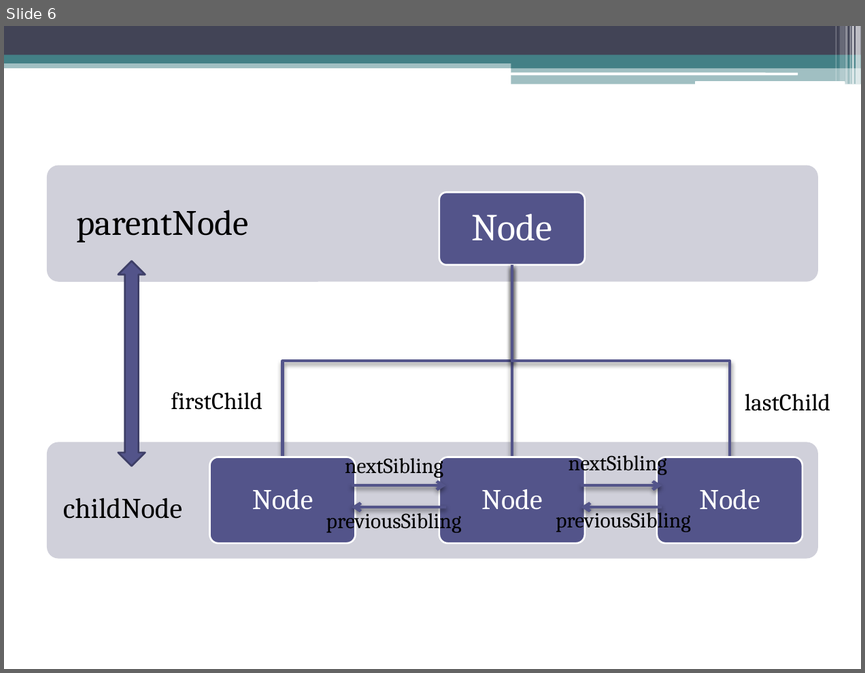
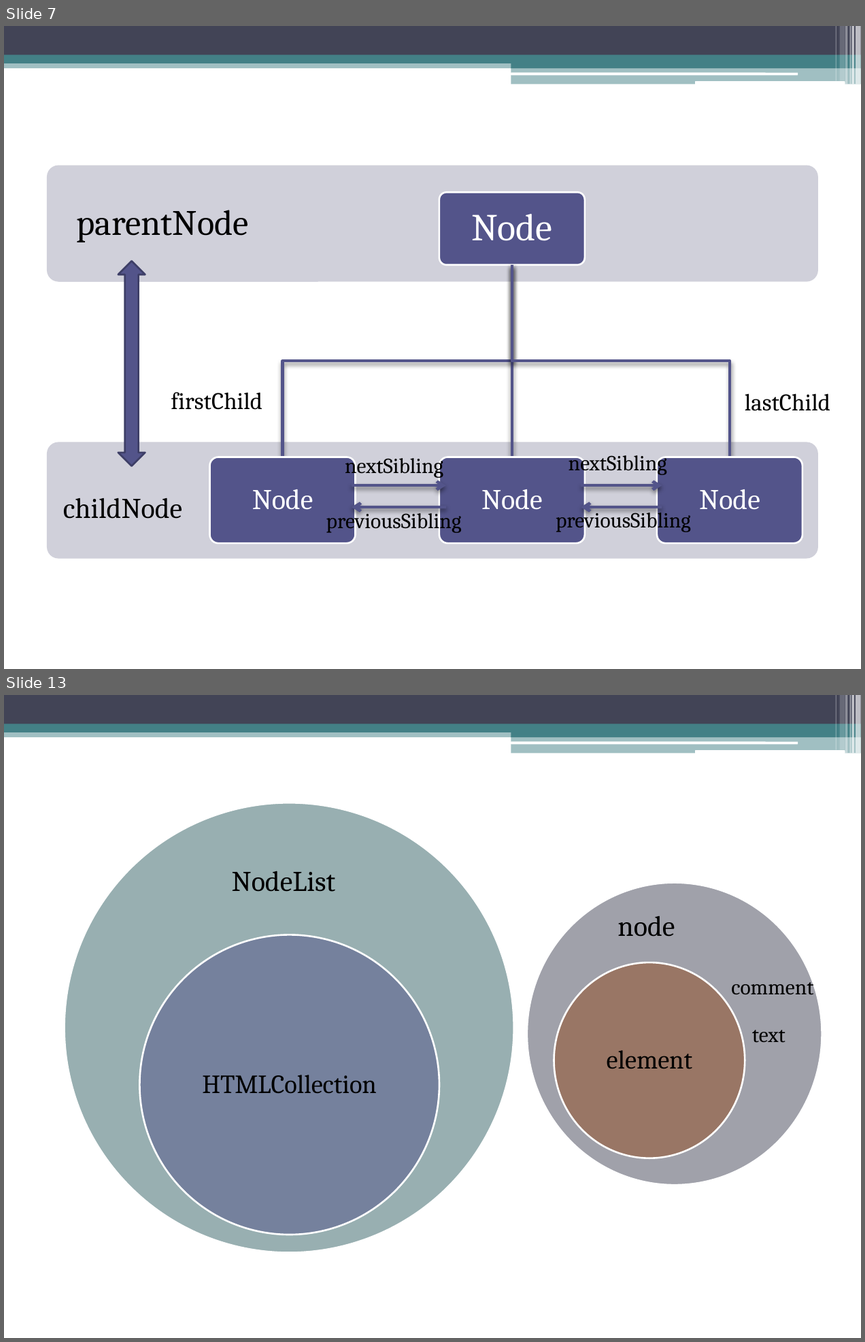
Before and after one commit to sophiazzw/Front_Library, a slide deck: manipulation.pptx. Shown one above the other, each under a label of ours: slide 6 before the commit, slides 7 and 13 after it; the slides between them are not shown. The pictures are 865x673 and 865x1342 pixels, drawn with LibreOffice and Linux fonts; fonts in the diff are those of the drawing. Boxes give left, top, right and bottom in pixels: in the first picture for what was removed or moved away, otherwise in the second. Text is boxed around its words. In the diff, an @@ line names an element or a change of style, - is before the commit and + after.

```diff
--- a/manipulation.pptx
+++ b/manipulation.pptx
@@ slide 13 added at (x1=4, y1=695, x2=861, y2=1338), background #FFFFFF; not listed: 13 template elements that a slide beside it also shows @@
@@ text added at (x1=232, y1=871, x2=335, y2=892), 24 pt, text #000000 @@
+NodeList
@@ text added at (x1=617, y1=916, x2=674, y2=936), 24 pt, text #000000 @@
+node
@@ text added at (x1=731, y1=975, x2=813, y2=995), 18 pt, text #000000 @@
+comment
@@ text added at (x1=752, y1=1030, x2=785, y2=1042), 18 pt, text #000000 @@
+text
@@ group added at (x1=64, y1=803, x2=821, y2=1253): 4 ellipses, 2 texts @@
+element
+HTMLCollection
@@ what was slide 6 is now slide 7 @@
```
Also in this commit, not shown: 2 slides changed, 6 other slides added, 1 slide removed, 3 other files.
